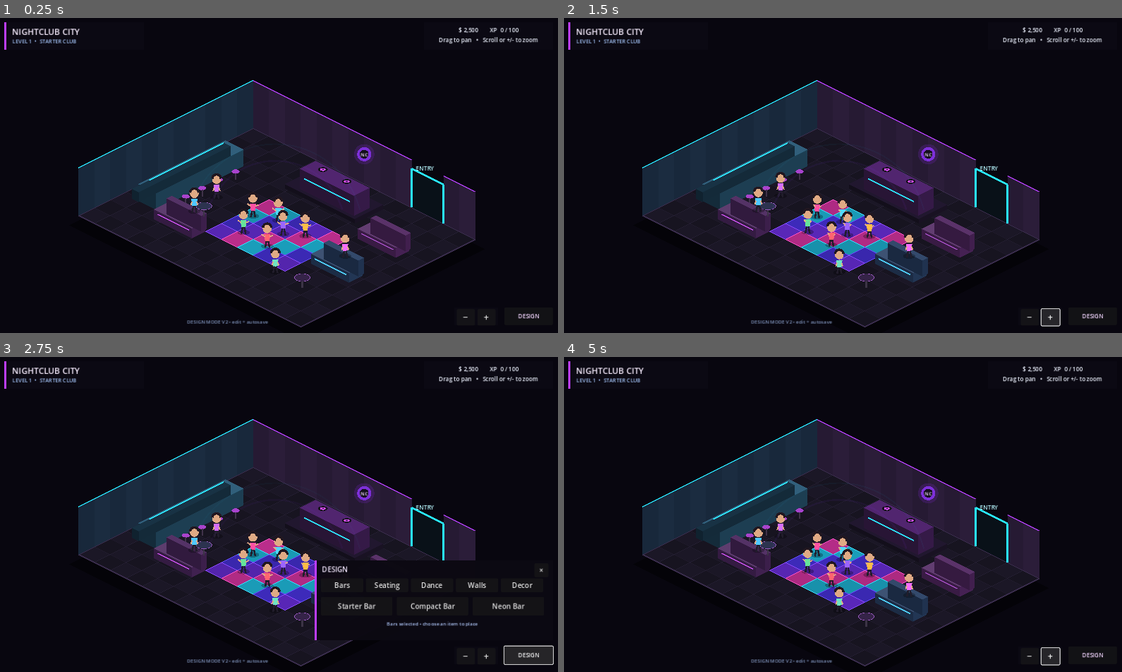
Above: before the commit, frames 1-4 (two rows, left to right).
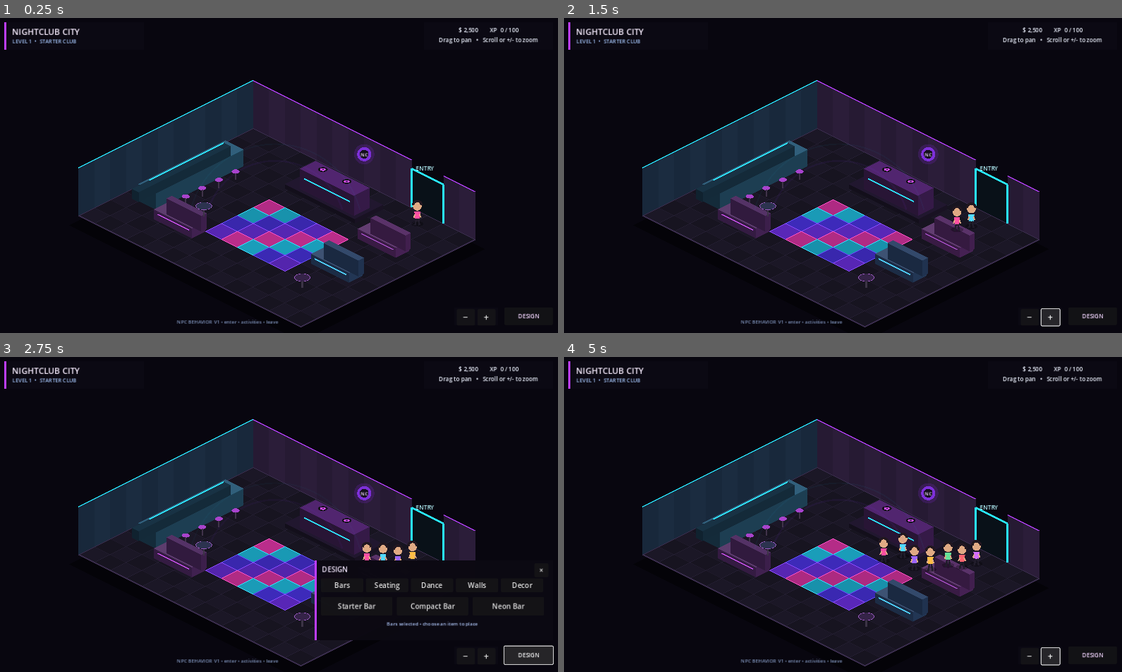
Above: after the commit, the same moments.

Repository: 22crob/Nightclub-City
Game: Godot game, scene res://scenes/main.tscn
The game is run twice, just before and just after one commit, with the same random seed, the same clock (stepped at 60 frames per second) and the same inputs.
Inputs:
- Up to frame 1 (0.25 s): no input
- Up to frame 2 (1.5 s): click "−" at 0.5 s; click "+" at 1.25 s
- Up to frame 3 (2.75 s): click "DESIGN" at 2 s
- Up to frame 4 (5 s): click "×" at 2.75 s; click "−" at 3.5 s; click "+" at 4.25 s

The runs differ from the first frame. In frame 1, 1.1% of the frame differs, in the area x 31-76%, y 49-98%; in frame 2, 1.1%; in frame 3, 1.1%; in frame 4, 1.5%, in the area x 31-75%, y 49-98%.

Commit message:
Add NPC Behavior v1
Add staggered guest entry, movement to bar/dance/lounge activities, timed activity states, and exit/re-entry cycling.

Diff:
--- a/godot/scenes/main.tscn
+++ b/godot/scenes/main.tscn
@@ -76,7 +76,7 @@
 grow_vertical = 0
 theme_override_colors/font_color = Color(0.50, 0.58, 0.74, 1)
 theme_override_font_sizes/font_size = 11
-text = "DESIGN MODE V2 • edit + autosave"
+text = "NPC BEHAVIOR V1 • enter • activities • leave"
 horizontal_alignment = 1
 
 [node name="ZoomControls" type="ColorRect" parent="HUD"]
--- a/godot/scripts/main.gd
+++ b/godot/scripts/main.gd
@@ -38,6 +38,10 @@
 var selected_object_index: int = -1
 var moving_object_index: int = -1
 const SAVE_PATH: String = "user://club_layout.json"
+const NPC_SPEED: float = 0.95
+
+var npc_agents: Array = []
+var npc_cycle_count: int = 0
 
 var item_catalog: Dictionary = {
 	"Bars": [
@@ -65,19 +69,6 @@
 	]
 }
 
-var npc_positions: Array[Vector2] = [
-	Vector2(5.3, 5.3),
-	Vector2(6.4, 4.8),
-	Vector2(7.4, 5.5),
-	Vector2(8.2, 4.9),
-	Vector2(6.0, 6.6),
-	Vector2(7.6, 6.7),
-	Vector2(2.9, 5.2),
-	Vector2(3.1, 6.8),
-	Vector2(10.7, 4.9),
-	Vector2(9.5, 8.1)
-]
-
 var npc_colors: Array[Color] = [
 	Color("#ff4fa3"),
 	Color("#51d9ff"),
@@ -92,7 +83,7 @@
 ]
 
 func _ready() -> void:
-	print("Nightclub City Design Mode v1 loaded.")
+	print("Nightclub City NPC Behavior v1 loaded.")
 	zoom_out_button.pressed.connect(_zoom_out)
 	zoom_in_button.pressed.connect(_zoom_in)
 	design_button.pressed.connect(_toggle_design_drawer)
@@ -110,11 +101,13 @@
 	delete_button.pressed.connect(_delete_selected_object)
 	done_button.pressed.connect(_deselect_object)
 	_load_layout()
+	_initialize_npcs()
 	_set_category("Bars")
 	queue_redraw()
 
 func _process(delta: float) -> void:
 	anim_time += delta
+	_update_npcs(delta)
 	queue_redraw()
 
 func _unhandled_input(event: InputEvent) -> void:
@@ -379,10 +372,25 @@
 	draw_set_transform(Vector2.ZERO, 0.0, Vector2.ONE)
 
 func _draw_npcs() -> void:
-	for i in range(npc_positions.size()):
-		var pos: Vector2 = _iso(npc_positions[i].x, npc_positions[i].y)
-		var bob: float = sin(anim_time * 2.6 + float(i) * 0.7) * 1.6
-		_draw_avatar(pos - Vector2(0, bob), npc_colors[i], i < 6)
+	for i in range(npc_agents.size()):
+		var npc: Dictionary = npc_agents[i]
+		if float(npc["spawn_delay"]) > 0.0:
+			continue
+
+		var tile_pos: Vector2 = npc["pos"]
+		var screen_pos: Vector2 = _iso(tile_pos.x, tile_pos.y)
+		var state: String = str(npc["state"])
+		var activity: String = str(npc["activity"])
+		var dancing: bool = state == "activity" and activity == "dance"
+		var shirt_color: Color = npc["color"]
+		var bob: float = 0.0
+
+		if state == "entering" or state == "walking" or state == "leaving":
+			bob = sin(anim_time * 8.0 + float(i)) * 1.2
+		elif dancing:
+			bob = sin(anim_time * 3.0 + float(i) * 0.7) * 1.8
+
+		_draw_avatar(screen_pos - Vector2(0, bob), shirt_color, dancing)
 
 func _draw_avatar(pos: Vector2, shirt: Color, dancing: bool) -> void:
 	var skin: Color = Color("#e0aa84")
@@ -743,3 +751,113 @@
 			"y": int(raw_obj.get("y", 0)),
 			"color": restored_color
 		})
+
+
+func _initialize_npcs() -> void:
+	npc_agents.clear()
+	for i in range(npc_colors.size()):
+		var activity: String = _activity_for_index(i)
+		var agent: Dictionary = {
+			"pos": Vector2(11.0, 0.55),
+			"target": Vector2(10.6, 1.65),
+			"state": "waiting",
+			"activity": activity,
+			"activity_target": _activity_target(activity, i),
+			"timer": 0.0,
+			"spawn_delay": 0.15 + float(i) * 0.75,
+			"color": npc_colors[i]
+		}
+		npc_agents.append(agent)
+
+func _activity_for_index(index: int) -> String:
+	var slot: int = index % 3
+	if slot == 0:
+		return "dance"
+	if slot == 1:
+		return "bar"
+	return "lounge"
+
+func _activity_target(activity: String, index: int) -> Vector2:
+	if activity == "dance":
+		var dance_points: Array[Vector2] = [
+			Vector2(5.7, 5.0),
+			Vector2(6.8, 5.3),
+			Vector2(8.1, 5.1),
+			Vector2(6.1, 6.5),
+			Vector2(7.6, 6.4)
+		]
+		return dance_points[index % dance_points.size()]
+
+	if activity == "bar":
+		var bar_points: Array[Vector2] = [
+			Vector2(2.55, 3.8),
+			Vector2(2.55, 4.9),
+			Vector2(2.55, 6.0),
+			Vector2(2.55, 7.0)
+		]
+		return bar_points[index % bar_points.size()]
+
+	var lounge_points: Array[Vector2] = [
+		Vector2(9.7, 3.9),
+		Vector2(9.8, 6.7),
+		Vector2(4.0, 8.1)
+	]
+	return lounge_points[index % lounge_points.size()]
+
+func _update_npcs(delta: float) -> void:
+	for i in range(npc_agents.size()):
+		var npc: Dictionary = npc_agents[i]
+		var spawn_delay: float = float(npc["spawn_delay"])
+
+		if spawn_delay > 0.0:
+			spawn_delay -= delta
+			npc["spawn_delay"] = spawn_delay
+			if spawn_delay <= 0.0:
+				npc["state"] = "entering"
+				npc["pos"] = Vector2(11.0, 0.55)
+				npc["target"] = Vector2(10.6, 1.65)
+			npc_agents[i] = npc
+			continue
+
+		var state: String = str(npc["state"])
+
+		if state == "entering":
+			if _move_agent_toward(npc, delta):
+				npc["state"] = "walking"
+				npc["target"] = npc["activity_target"]
+
+		elif state == "walking":
+			if _move_agent_toward(npc, delta):
+				npc["state"] = "activity"
+				npc["timer"] = 4.5 + float(i % 4) * 1.1
+
+		elif state == "activity":
+			npc["timer"] = float(npc["timer"]) - delta
+			if float(npc["timer"]) <= 0.0:
+				npc["state"] = "leaving"
+				npc["target"] = Vector2(10.6, 1.65)
+
+		elif state == "leaving":
+			if _move_agent_toward(npc, delta):
+				npc_cycle_count += 1
+				var next_activity: String = _activity_for_index(i + npc_cycle_count)
+				npc["activity"] = next_activity
+				npc["activity_target"] = _activity_target(next_activity, i + npc_cycle_count)
+				npc["state"] = "waiting"
+				npc["pos"] = Vector2(11.0, 0.55)
+				npc["target"] = Vector2(10.6, 1.65)
+				npc["spawn_delay"] = 2.0 + float(i % 3) * 0.65
+
+		npc_agents[i] = npc
+
+func _move_agent_toward(npc: Dictionary, delta: float) -> bool:
+	var pos: Vector2 = npc["pos"]
+	var target: Vector2 = npc["target"]
+	var step: float = NPC_SPEED * delta
+
+	if pos.distance_to(target) <= step:
+		npc["pos"] = target
+		return true
+
+	npc["pos"] = pos.move_toward(target, step)
+	return false
